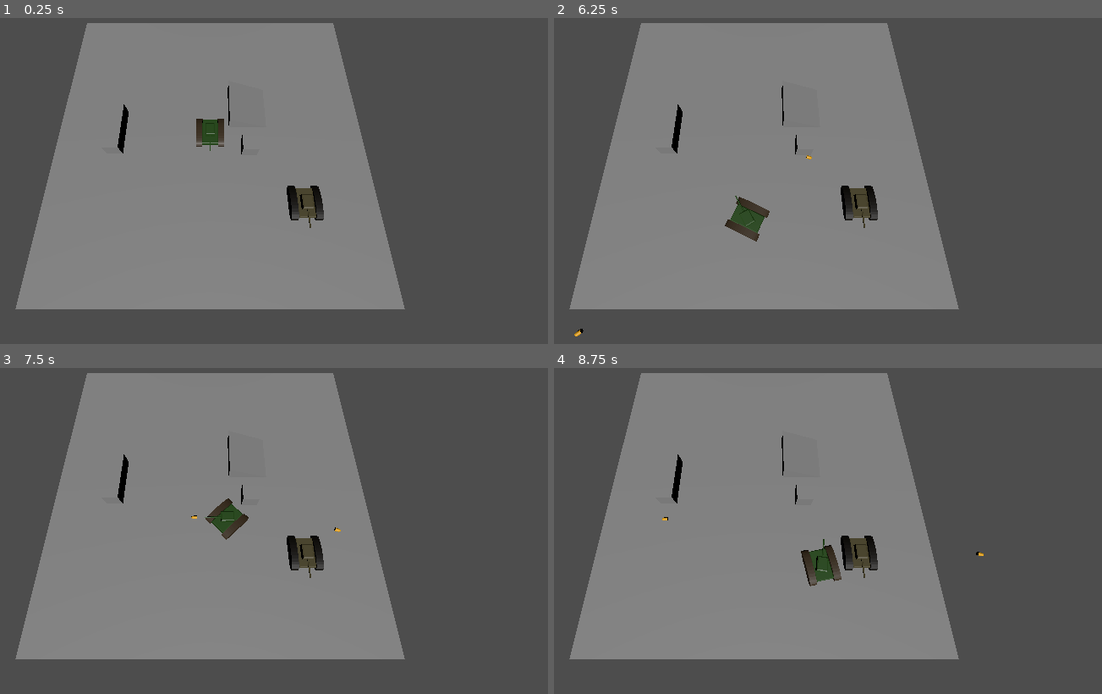
Above: before the commit, frames 1-4 (two rows, left to right).
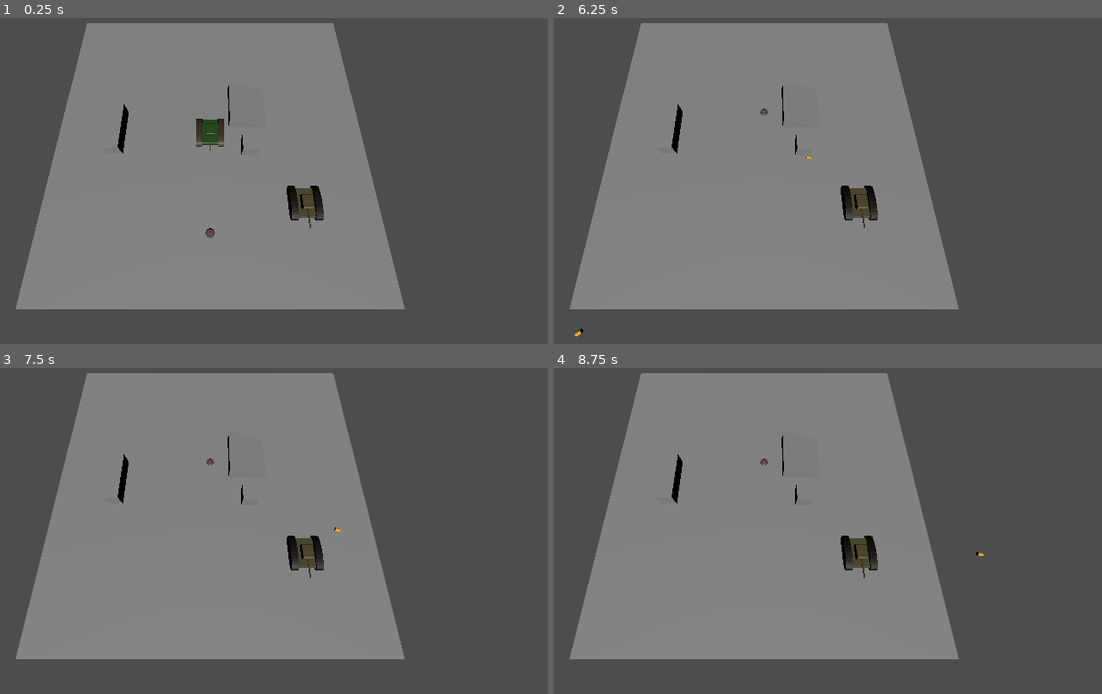
Above: after the commit, the same moments.

Repository: cfrance3/tank-game
Game: Godot game, scene res://Scenes/main.tscn
Two runs of this game, one before a commit and one after it. Both use one fixed random seed, a clock stepped at 60 frames per second and the inputs below.
Inputs (mouse positions are in pixels of both pictures, inside the frame that each line leads up to):
- Up to frame 1 (0.25 s): no input
- Up to frame 2 (6.25 s): tap Enter (ui_accept) at 0.5, 1.35, 1.52, 1.82, 2.85, 3.02, 3.32, 4.35, 4.52, 4.82, 5.85, 6.02 s; move the mouse to (910, 135) at 0.52 s; hold Right (ui_right) 0.53-1.28 s; hold Enter (ui_accept) 0.53-1.28 s; click (910, 135) at 0.67 s; move the mouse to (630, 174) at 1.27 s; hold Down (ui_down) 1.28-2.03 s; move the mouse to (833, 70) at 2.02 s; hold Right (ui_right) 2.03-2.78 s; hold Enter (ui_accept) 2.03-2.78 s; move the mouse to (729, 229) at 2.77 s; hold Up (ui_up) 2.78-3.53 s; click (729, 229) at 2.92 s; move the mouse to (965, 210) at 3.52 s; hold Enter (ui_accept) 3.53-4.28 s; hold Left (ui_left) 3.53-5.03 s; move the mouse to (559, 96) at 4.27 s; move the mouse to (800, 154) at 5.02 s; hold Down (ui_down) 5.03-5.78 s; hold Enter (ui_accept) 5.03-5.78 s; click (800, 154) at 5.17 s; move the mouse to (663, 60) at 5.77 s; hold Right (ui_right) from 5.78 s (still down)
- Up to frame 3 (7.5 s): tap Enter (ui_accept) at 6.32, 7.35 s; move the mouse to (356, 485) at 6.52 s; release Right (ui_right) at 6.53 s; hold Up (ui_up) 6.53-7.28 s; hold Enter (ui_accept) 6.53-7.28 s; move the mouse to (76, 524) at 7.27 s; hold Right (ui_right) from 7.28 s (still down); click (76, 524) at 7.42 s
- Up to frame 4 (8.75 s): tap Enter (ui_accept) at 7.52, 7.82 s; move the mouse to (833, 420) at 8.02 s; release Right (ui_right) at 8.03 s; hold Down (ui_down) from 8.03 s (still down); hold Enter (ui_accept) from 8.03 s (still down)

The runs differ from the first frame. In frame 1, less than 0.1% of the frame differs, in the area x 37-40%, y 64-68%; in frame 2, 0.6%; in frame 3, 0.5%; in frame 4, 0.7%, in the area x 19-53%, y 27-68%.

Commit message:
implemented mines. Activate after 1s arming phase. Can hurt friendly tanks. TODO: explosion visuals/sounds

Diff:
--- a/Scenes/Tank/tank.gd
+++ b/Scenes/Tank/tank.gd
@@ -3,13 +3,17 @@
 @export var turn_speed := 3.0
 @export var turret_turn_speed := 12.0
 @export var projectile_scene: PackedScene
+@export var mine_scene : PackedScene
 
 @onready var camera: Camera3D = get_viewport().get_camera_3d()
 @onready var hull: Node3D = $Hull
 @onready var turret: Node3D = $Cannon
 @onready var barrel: Marker3D = $Cannon/Barrel
+@onready var mine_layer : Marker3D = $Hull/MineLayer
 
 const SPEED = 8.0
+
+var mines_left := 3
 
 signal got_hit
 
@@ -89,6 +93,9 @@
 		if event.button_index == MOUSE_BUTTON_LEFT:
 			shoot()
 
+	if Input.get_action_strength("ui_accept") > 0:
+		_lay_mine()
+
 func shoot():
 	if projectile_scene == null:
 		return
@@ -100,12 +107,29 @@
 
 	get_tree().current_scene.add_child(projectile)
 
+func _lay_mine() -> bool:
+	if !(mines_left > 0):
+		return false
+	if mine_scene == null:
+		return false
+
+	var mine = mine_scene.instantiate()
+
+	mine.global_position = mine_layer.global_position
+
+	get_tree().current_scene.add_child(mine)
+	mines_left -= 1
+	return true
+
+
+
 
 func _on_body_entered(body):
 	if body.is_in_group("projectiles"):
 		print("touched")
 		body.hit_target.emit()
 
+
 func _on_got_hit() -> void:
 	queue_free()
 	#TODO: ADD DEATH EFFECTS
--- a/Scenes/main.tscn
+++ b/Scenes/main.tscn
@@ -5,23 +5,9 @@
 [ext_resource type="PackedScene" uid="uid://d22jve1ap5ryf" path="res://Scenes/Tank/test_tank_hull.glb" id="2_jjvhh"]
 [ext_resource type="PackedScene" uid="uid://u3jva5m1j3gb" path="res://Scenes/tank_projectile.tscn" id="2_kry3j"]
 [ext_resource type="PackedScene" uid="uid://copt7jxaw780m" path="res://Scenes/Tank/test_tank_cannon.glb" id="3_kry3j"]
+[ext_resource type="PackedScene" uid="uid://dumtvmot0r4oc" path="res://Scenes/mine.tscn" id="6_21xkr"]
 
 [sub_resource type="GDScript" id="GDScript_jjvhh"]
-script/source = "extends Area3D
-
-
-# Called when the node enters the scene tree for the first time.
-func _ready() -> void:
-	pass
-
-
-# Called every frame. 'delta' is the elapsed time since the previous frame.
-func _process(delta: float) -> void:
-	pass
-
-func _on_body_entered(body):
-	pass
-"
 
 [sub_resource type="BoxShape3D" id="BoxShape3D_8gbba"]
 size = Vector3(0.9, 1, 4)
@@ -82,6 +68,7 @@
 floor_snap_length = 0.3
 script = ExtResource("1_8gbba")
 projectile_scene = ExtResource("2_kry3j")
+mine_scene = ExtResource("6_21xkr")
 
 [node name="Cannon" parent="Tank" unique_id=325412193 instance=ExtResource("3_kry3j")]
 transform = Transform3D(-0.2, 0, -1.7484556e-08, 0, 0.2, 0, 1.7484556e-08, 0, -0.2, 0, 0.5, 0)
@@ -91,6 +78,9 @@
 
 [node name="Hull" parent="Tank" unique_id=1910467304 instance=ExtResource("2_jjvhh")]
 transform = Transform3D(0.2, 0, 0, 0, 0.2, 0, 0, 0, 0.2, 0, 0.5, 0)
+
+[node name="MineLayer" type="Marker3D" parent="Tank/Hull" unique_id=95691840]
+transform = Transform3D(1, 0, 0, 0, 1, 0, 0, 0, 1, 0, 0.44436932, -16.223738)
 
 [node name="Hitbox" type="Area3D" parent="Tank" unique_id=1554968452]
 visible = false
@@ -164,3 +154,9 @@
 
 [node name="MeshInstance3D" type="MeshInstance3D" parent="StaticBody3D" unique_id=1804335415]
 mesh = SubResource("PrismMesh_kry3j")
+
+[node name="Node3D" type="Node3D" parent="." unique_id=95382175]
+transform = Transform3D(1, 0, 0, 0, 1, 0, 0, 0, 1, 0, 1.8784904, 12.594036)
+
+[node name="Mine" parent="Node3D" unique_id=1617099487 instance=ExtResource("6_21xkr")]
+transform = Transform3D(1, 0, 0, 0, 1, 0, 0, 0, 1, 0, -0.59846306, 0)
--- a/Scenes/mine.gd
+++ b/Scenes/mine.gd
@@ -1,15 +1,44 @@
 extends Area3D
 
+const TIME_TO_ARM = 1.0 # seconds
+
+var armed := false
 
 # Called when the node enters the scene tree for the first time.
 func _ready() -> void:
-	add_to_group("mine")
+	var timer = Timer.new()
+	timer.wait_time = TIME_TO_ARM
+	timer.one_shot = true
+	add_child(timer)
+	timer.start()
+	timer.timeout.connect(_arm_mine)
+
+	add_to_group("mines")
+	body_entered.connect(_on_body_entered)
+
+
 
 
 # Called every frame. 'delta' is the elapsed time since the previous frame.
 func _process(delta: float) -> void:
 	pass
 
+func _on_body_entered(body) -> void:
+	if body.is_in_group("friendly") or body.is_in_group("enemy"):
+		if armed:
+			body.got_hit.emit()
+			_explode()
+
 func _explode() -> void:
-	pass
+	queue_free()
 	#TODO: implement explosion
+
+func _arm_mine() -> void:
+	armed = true
+	check_current_overlaps_and_explode()
+
+func check_current_overlaps_and_explode():
+	for body in get_overlapping_bodies():
+		if body.is_in_group("friendly") or body.is_in_group("enemy"):
+			body.got_hit.emit()
+			_explode()
--- a/Scenes/mine.tscn
+++ b/Scenes/mine.tscn
@@ -8,9 +8,13 @@
 radius = 1.6
 
 [node name="Mine" type="Area3D" unique_id=1617099487]
+collision_layer = 7
+collision_mask = 3
 script = ExtResource("1_mygvu")
 
 [node name="test-mine" parent="." unique_id=1990680952 instance=ExtResource("1_qoe3o")]
+transform = Transform3D(0.3, 0, 0, 0, 0.3, 0, 0, 0, 0.3, 0, 0, 0)
 
 [node name="CollisionShape3D" type="CollisionShape3D" parent="." unique_id=562486168]
+transform = Transform3D(0.3, 0, 0, 0, 0.3, 0, 0, 0, 0.3, 0, 0, 0)
 shape = SubResource("CylinderShape3D_mygvu")
